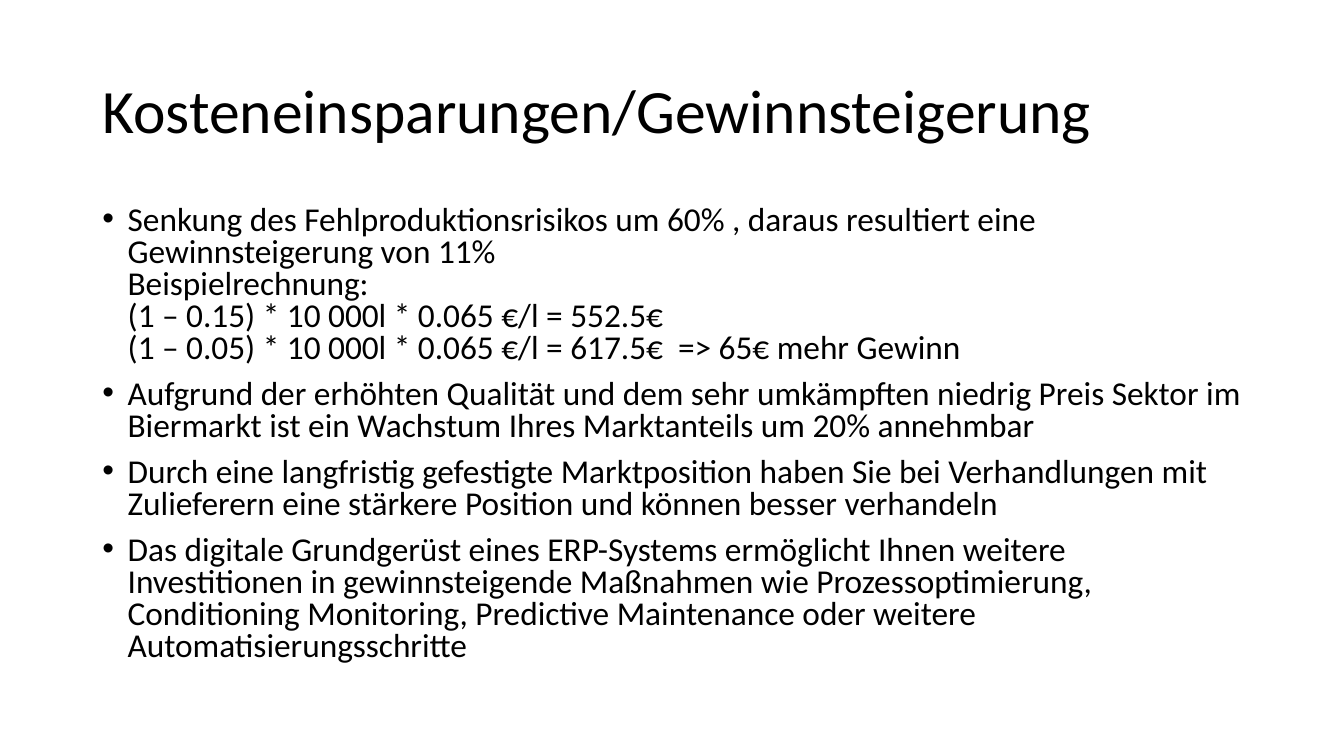
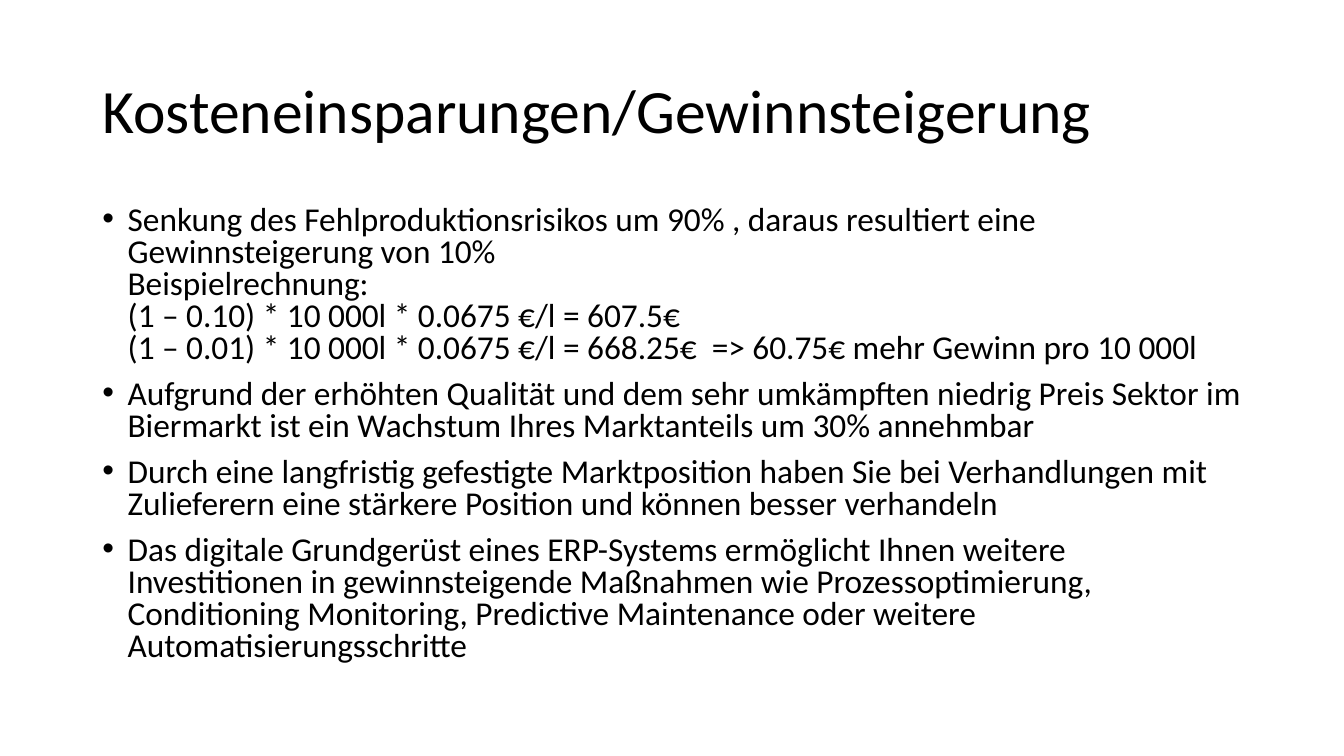
Before and after one commit to albae3333/DigitaleFabrik, a slide deck: slide 12 of Präsentation/Präsentation_Entwurf.pptx. Drawn at 1344x756 pixels with LibreOffice and Linux fonts; fonts in the diff are those of the drawing. Boxes give left, top, right and bottom in pixels: in the first picture for what was removed or moved away, otherwise in the second. Text is boxed around its words. In the diff, an @@ line names an element or a change of style, - is before the commit and + after.

```diff
--- a/Präsentation/Präsentation_Entwurf.pptx
+++ b/Präsentation/Präsentation_Entwurf.pptx
@@ text at <box>128,208,1240,438</box>: text changed @@
-• Senkung des Fehlproduktionsrisikos um 60% , daraus resultiert eine Gewinnsteigerung von 11%
-  Beispielrechnung:
-  (1 – 0.15) * 10 000l * 0.065 €/l = 552.5€
-  (1 – 0.05) * 10 000l * 0.065 €/l = 617.5€ => 65€ mehr Gewinn
-• Aufgrund der erhöhten Qualität und dem sehr umkämpften niedrig Preis Sektor im Biermarkt ist ein Wachstum Ihres Marktanteils um 20% annehmbar
+• Senkung des Fehlproduktionsrisikos um 90% , daraus resultiert eine Gewinnsteigerung von 10%
+  Beispielrechnung:
+  (1 – 0.10) * 10 000l * 0.0675 €/l = 607.5€
+  (1 – 0.01) * 10 000l * 0.0675 €/l = 668.25€ => 60.75€ mehr Gewinn pro 10 000l
+• Aufgrund der erhöhten Qualität und dem sehr umkämpften niedrig Preis Sektor im Biermarkt ist ein Wachstum Ihres Marktanteils um 30% annehmbar
```
Also in this commit, not shown: 2 other slides changed.
